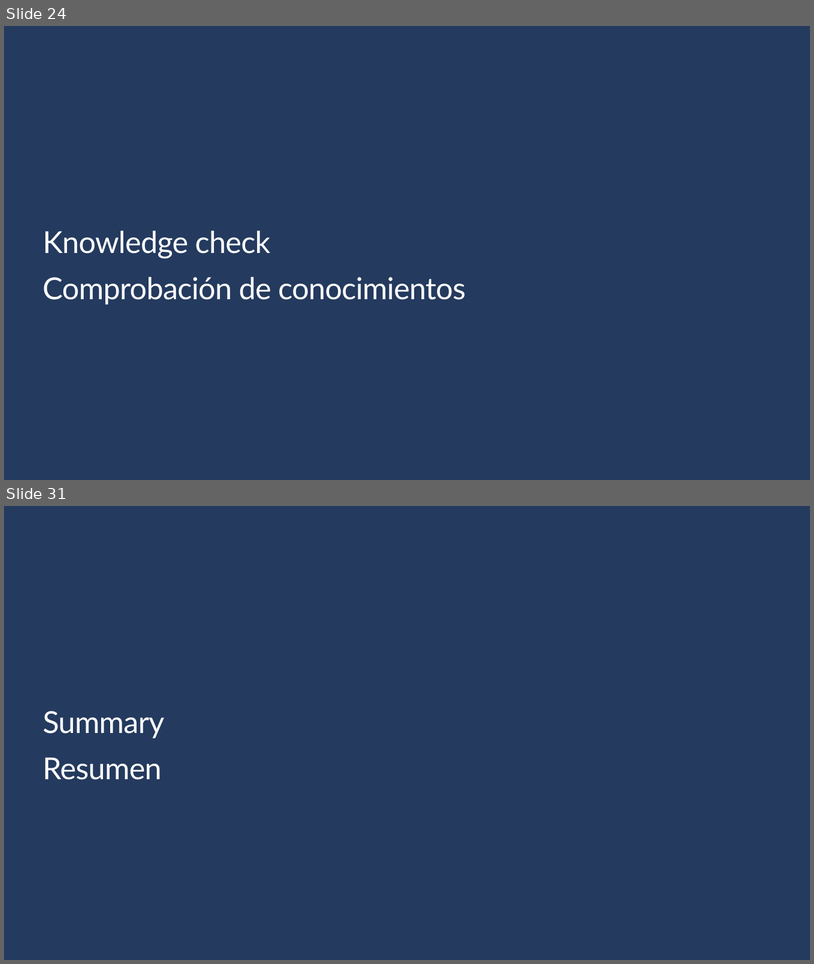
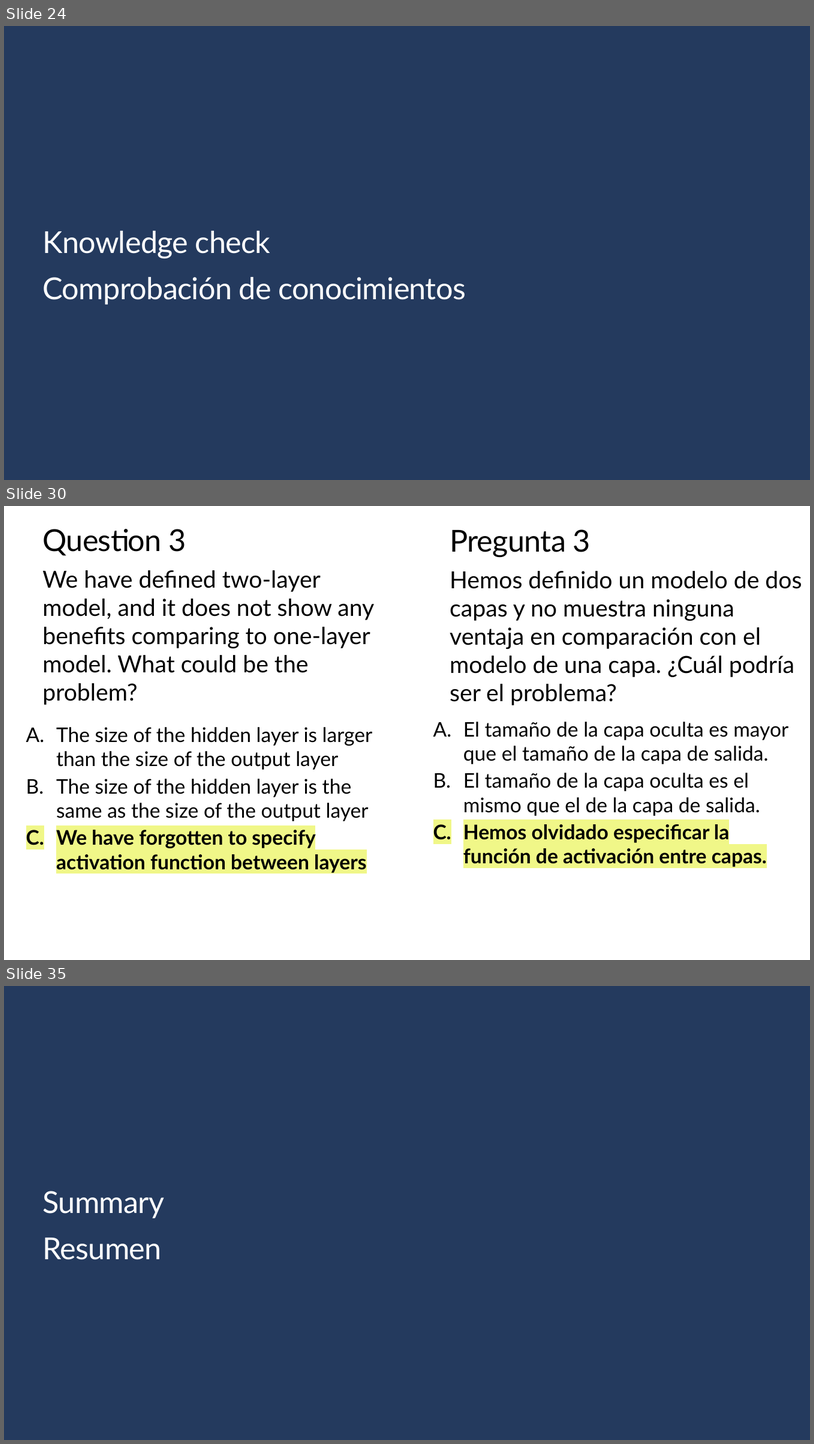
Before and after one commit to Gilberto-Guzman-Student-Ambassadors/Introduction_to_Computer_Vision_with_TensorFlow, a slide deck: presentation/slides.pptx. Shown one above the other, each under a label of ours: slides 24 and 31 before the commit, slides 24, 30 and 35 after it; the slides between them are not shown. The pictures are 814x964 and 814x1444 pixels, drawn with LibreOffice and Linux fonts; fonts in the diff are those of the drawing; background and template pictures are left out. Boxes give left, top, right and bottom in pixels: in the first picture for what was removed or moved away, otherwise in the second. Text is boxed around its words. In the diff, an @@ line names an element or a change of style, - is before the commit and + after.

```diff
--- a/presentation/slides.pptx
+++ b/presentation/slides.pptx
@@ slide 30 added at [4,506,810,960], background #FFFFFF @@
@@ title added at [42,529,186,556], 36 pt, text #000000 @@
+Question 3
@@ text added at [450,529,591,557], 36 pt, text #000000 @@
+Pregunta 3
@@ text added at [42,570,374,705], 28 pt, text #000000 @@
+We have defined two-layer model, and it does not show any benefits comparing to one-layer model. What could be the problem?
@@ text added at [450,571,802,705], 28 pt, text #000000 @@
+Hemos definido un modelo de dos capas y no muestra ninguna ventaja en comparación con el modelo de una capa. ¿Cuál podría ser el problema?
@@ text added at [464,721,789,867], 24 pt, text #000000 @@
+  A. El tamaño de la capa oculta es mayor que el tamaño de la capa de salida.
+  B. El tamaño de la capa oculta es el mismo que el de la capa de salida.
+  C. Hemos olvidado especificar la función de activación entre capas.
@@ text added at [56,727,373,873], 24 pt, text #000000 @@
+  A. The size of the hidden layer is larger than the size of the output layer
+  B. The size of the hidden layer is the same as the size of the output layer
+  C. We have forgotten to specify activation function between layers
@@ what was slide 31 is now slide 35 @@
```
Also in this commit, not shown: 3 slides changed, 11 other slides added, 8 slides removed, 1 other file.
